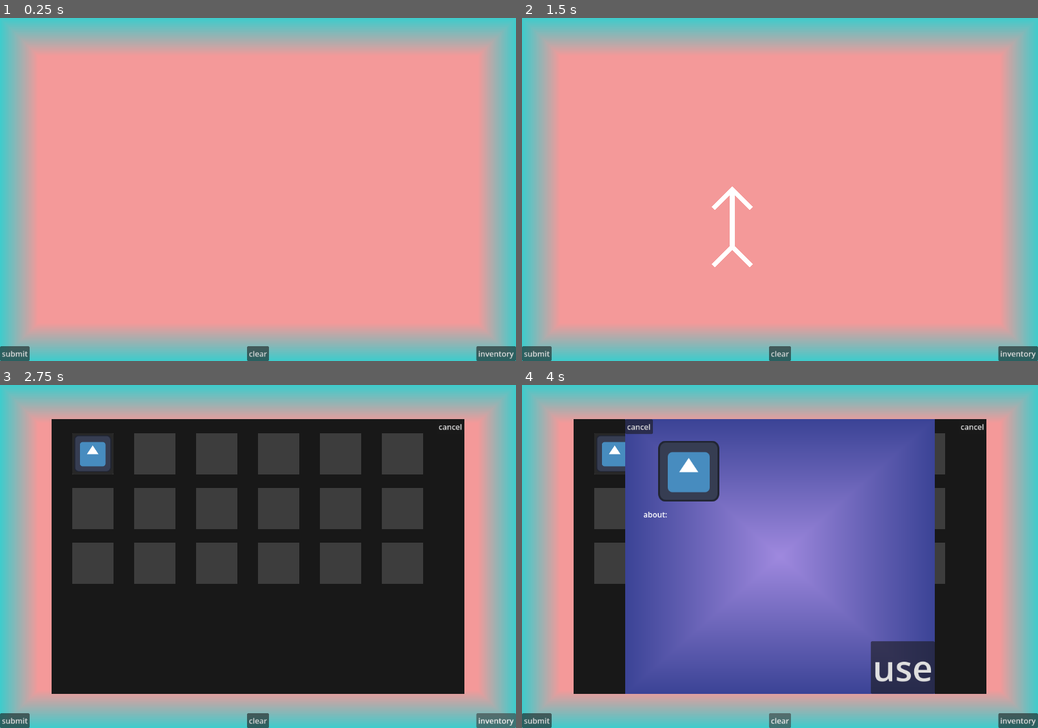
Above: before the commit, frames 1-4 (two rows, left to right).
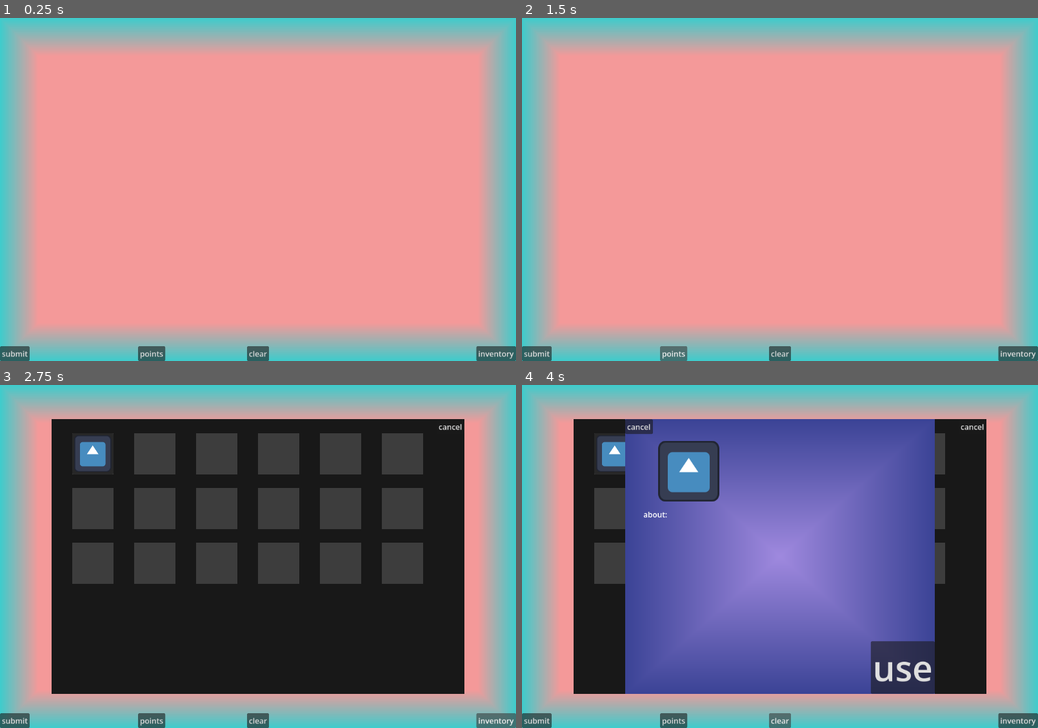
Above: after the commit, the same moments.

Repository: smkillerz777-star/Magia-Infinita
Game: Godot game, scene res://main_game.tscn
Two runs of this game, one before a commit and one after it. Both use one fixed random seed, a clock stepped at 60 frames per second and the inputs below. The engine's default icon, where the game draws it, is replaced by a stand-in: a white triangle on a blue panel in a dark square.
Inputs (mouse positions are in pixels of both pictures, inside the frame that each line leads up to):
- Up to frame 1 (0.25 s): no input
- Up to frame 2 (1.5 s): click "submit" at 0.5 s; click (671, 354) at 1.25 s, where only the run after the commit has a clickable "points"
- Up to frame 3 (2.75 s): click "inventory" at 2 s
- Up to frame 4 (4 s): click (614, 453) at 2.75 s; click "clear" at 3.5 s

The runs differ from the first frame. In frame 1, 0.2% of the frame differs, in the area x 26-32%, y 95-100%; in frame 2, 0.7%, in the area x 26-45%, y 49-100%; in frame 3, 0.2%; in frame 4, 0.2%.

Commit message:
added all the signs and sigils and deleted the index logic
now the the sings and sigils and their rotation variants are available . There are total 78 signs and sigils combine . deleted the index code since it is useless now i created it for checking whether a symbol was sign or sigil but later i found a better way.

Diff:
--- a/magia-infinita/Symbols.gd
+++ b/magia-infinita/Symbols.gd
@@ -461,19 +461,180 @@
 Point.new(0.0,-25.0,5),
 Point.new(0.0,-50.0,5)
 ]
+static var water : Array[Point] = [
+	Point.new(268.0,240.0,0),
+Point.new(274.487263633359,240.0,0),
+Point.new(280.974537803281,240.0,0),
+Point.new(286.461811973203,239.0,0),
+Point.new(291.706445528615,236.0,0),
+Point.new(296.779501511205,234.0,0),
+Point.new(300.0,230.733225868594,0),
+Point.new(303.0,226.074394033801,0),
+Point.new(305.0,221.001336501491,0),
+Point.new(305.664524000637,214.670951998726,0),
+Point.new(307.0,209.262891875159,0),
+Point.new(307.0,202.775630043399,0),
+Point.new(304.789695600037,197.789695600037,0),
+Point.new(301.0,193.45796184386,0),
+Point.new(296.857960261683,189.857960261683,0),
+Point.new(293.392095795666,185.392095795666,0),
+Point.new(289.481448696506,182.0,0),
+Point.new(285.167458652642,178.167458652642,0),
+Point.new(280.701589771743,174.701589771743,0),
+Point.new(277.0,170.9191501006,0),
+Point.new(274.47695813942,165.47695813942,0),
+Point.new(274.0,159.18725858773,0),
+Point.new(274.212137535023,152.787862464977,0),
+Point.new(275.97089630357,147.02910369643,0),
+Point.new(278.729654869285,142.270345130715,0),
+Point.new(281.781306604833,138.218693395167,0),
+Point.new(285.540072053655,134.459927946345,0),
+Point.new(288.600755764592,130.0,0),
+Point.new(293.304889263192,125.695110736808,0),
+Point.new(296.869371662778,121.065314168611,0),
+Point.new(302.512800870884,119.0,0),
+Point.new(309.0,119.0,0),
+Point.new(234.0,152.0,1),
+Point.new(231.280759169605,154.719240830395,1),
+Point.new(230.551469830736,158.0,1),
+Point.new(229.0,160.294119300381,1),
+Point.new(227.0,162.139700355068,1),
+Point.new(226.014718590244,165.0,1),
+Point.new(225.169137535557,168.0,1),
+Point.new(223.0,170.262229980961,1),
+Point.new(223.0,174.107824744717,1),
+Point.new(223.0,177.953405799404,1),
+Point.new(223.0,181.798986854092,1),
+Point.new(223.0,185.644567908779,1),
+Point.new(223.0,189.490148963467,1),
+Point.new(224.921516479984,192.0,1),
+Point.new(227.76711124374,193.0,1),
+Point.new(230.612692298428,194.0,1),
+Point.new(234.044059814945,195.0,1),
+Point.new(237.889654578701,195.0,1),
+Point.new(239.519890111037,192.480109888963,1),
+Point.new(242.0,190.247593877777,1),
+Point.new(243.129955301254,186.870044698746,1),
+Point.new(244.0,183.384836493,1),
+Point.new(244.0,179.539254723057,1),
+Point.new(244.0,175.693673668369,1),
+Point.new(243.0,172.848092613682,1),
+Point.new(241.58756235385,169.58756235385,1),
+Point.new(240.989634486834,165.989634486834,1),
+Point.new(239.0,163.553974090084,1),
+Point.new(238.0,160.708383141025,1),
+Point.new(236.488772836648,157.488772836648,1),
+Point.new(234.0,155.845637319549,1),
+Point.new(233.0,153.0,1),
+Point.new(337.0,192.0,2),
+Point.new(335.049289918993,189.049289918993,2),
+Point.new(332.972607894085,185.972607894085,2),
+Point.new(331.0,183.030961067446,2),
+Point.new(328.778288797297,180.778288797297,2),
+Point.new(327.0,178.341947347887,2),
+Point.new(326.0,174.997442395456,2),
+Point.new(325.238715917833,172.0,2),
+Point.new(323.218082318197,169.218082318197,2),
+Point.new(322.0,165.963902653225,2),
+Point.new(322.0,162.205177099474,2),
+Point.new(322.0,158.44644907213,2),
+Point.new(324.0,156.687721044787,2),
+Point.new(326.050209519737,154.949790480263,2),
+Point.new(328.00129982733,152.0,2),
+Point.new(330.345819323294,150.0,2),
+Point.new(333.690332262747,149.0,2),
+Point.new(337.44905874037,149.0,2),
+Point.new(341.207786767713,149.0,2),
+Point.new(342.683429177398,151.683429177398,2),
+Point.new(344.0,154.896814464561,2),
+Point.new(344.0,158.655540673963,2),
+Point.new(344.0,162.414268701307,2),
+Point.new(345.0,165.758783190481,2),
+Point.new(345.0,169.517509668104,2),
+Point.new(344.723762304552,173.0,2),
+Point.new(343.0,175.034965722792,2),
+Point.new(341.620519788035,178.0,2),
+Point.new(339.902273110914,180.097726889086,2),
+Point.new(338.0,182.482710926763,2),
+Point.new(336.0,184.241432397596,2),
+Point.new(336.0,188.0,2),
+Point.new(248.0,175.0,3),
+Point.new(322.0,175.0,3)
+]
+static var wind : Array[Point] = [
+	Point.new(229.0,108.0,0),
+Point.new(229.481273166475,120.481273166475,0),
+Point.new(240.947033199572,122.0,0),
+Point.new(250.150929281059,117.849070718941,0),
+Point.new(254.0,106.992281463838,0),
+Point.new(252.0,94.9619375736483,0),
+Point.new(244.583022020617,85.5830220206166,0),
+Point.new(233.558109667993,83.0,0),
+Point.new(221.877482441164,84.0,0),
+Point.new(215.0,92.7320681541197,0),
+Point.new(212.0,103.762412401938,0),
+Point.new(211.354654668006,116.290690663989,0),
+Point.new(215.041831613913,126.041831613913,0),
+Point.new(222.254495713019,135.0,0),
+Point.new(228.90387355458,143.90387355458,0),
+Point.new(236.0,152.65175198307,0),
+Point.new(243.381769720791,160.763539441582,0),
+Point.new(248.997900762052,170.998950381026,0),
+Point.new(252.01978995368,182.01978995368,0),
+Point.new(253.0,194.294397684836,0),
+Point.new(251.0,205.560812565588,0),
+Point.new(245.989636277395,216.010363722605,0),
+Point.new(238.176780743978,223.911609628011,0),
+Point.new(226.167313885785,226.0,0),
+Point.new(215.729330208994,222.0,0),
+Point.new(207.913116649565,215.913116649565,0),
+Point.new(201.649021036235,205.649021036235,0),
+Point.new(201.0,194.065653172231,0),
+Point.new(209.556165925924,188.443834074076,0),
+Point.new(219.638735684656,191.0,0),
+Point.new(220.0,201.319355937742,0),
+Point.new(217.0,205.0,0),
+Point.new(140.0,155.0,1),
+Point.new(320.0,155.0,1),
+Point.new(280.0,155.0,2),
+Point.new(310.0,125.0,2),
+Point.new(280.0,155.0,3),
+Point.new(310.0,185.0,3),
+Point.new(180.0,155.0,4),
+Point.new(150.0,125.0,4),
+Point.new(180.0,155.0,5),
+Point.new(150.0,185.0,5),
+]
 static var signs = ["direction_sign","column_sign","levitation_sign","pull","crush","region","gather"]
-static var sigil = ["fire","earth","light"]
+static var sigil = ["fire","earth","light","water","wind"]
 static func get_templates():
 	var signss = [direction_sign,column_sign,levitation_sign,pull,crush,region,gather]
-	var sigils = [fire,earth,light]
+	var sigils = [fire,earth,light,water,wind]
 	var templates = []
 	for symbol in signss:
 		var i = 0
 		while(i<360):
 			templates.append(rotate(symbol,i))
 			i+=45
+	var max_angle = 0
+	var increase = 0
 	for symbol in sigils:
-		templates.append(symbol)
+		if(symbol==fire):
+			max_angle=120
+			increase = 30
+		elif(symbol==earth):
+			max_angle =360
+			increase = 45
+		elif(symbol==light):
+			max_angle = 90
+			increase = 45
+		elif(symbol==water or symbol==wind):
+			max_angle = 180
+			increase = 45
+		var i = 0
+		while(i<max_angle):
+			templates.append(rotate(symbol,i))
+			i+=increase
 	templates.append(get_circle())
 	return templates
 static func rotate(points : Array[Point],deg : float =0.0):
--- a/magia-infinita/main_game.gd
+++ b/magia-infinita/main_game.gd
@@ -317,27 +317,23 @@
 	var array_points = organize($lines.get_children().filter(func(line): return not line.is_queued_for_deletion()))
 	var coordinates : Array[Vector2] = []
 	var radius = 0
-	var indices = []
 	for pointss in array_points:
 		var result = Recognizer.p_recognizer(pointss,templates)
 		if(result["prob"]>=0.30):
 			magic_circle.append(result["name"])
 			coordinates.append(mid_point(pointss))
-			indices.append(result["index"])
 			if(result["name"]=="circle"):
 				radius = line_size(result["template"])
 			draw_template(result["template"])
-	if(is_magic_circle(magic_circle,coordinates,radius,indices)):
+	if(is_magic_circle(magic_circle,coordinates,radius)):
 		print("this is a valid magic circle")
 	else:
 		print("this is not a valid magic circle")
-	draw_template(templates[48])
-
-func is_magic_circle(magic_circle : Array[String],coordinates : Array[Vector2],radius,indices):
+
+func is_magic_circle(magic_circle : Array[String],coordinates : Array[Vector2],radius):
 	if(not magic_circle.has("circle")):
 		return false
 	var center: Vector2 = coordinates.pop_at(magic_circle.find("circle"))
-	indices.remove_at(magic_circle.find("circle"))
 	magic_circle.erase("circle")
 	var signs : Array[String]= []
 	var sigil : Array[String]= []
@@ -393,3 +389,14 @@
 	for line in $lines.get_children():
 		line.queue_free()
 	i = 0
+
+
+func _on_points_pressed() -> void:
+		var array_points = organize($lines.get_children().filter(func(line): return not line.is_queued_for_deletion()))
+		var stroke = 0
+		for points in array_points:
+			points = Recognizer.resample(points,32)
+			draw_template(points)
+			for point in points:
+				print("Point.new(" + str(point.x) + "," + str(point.y) + "," + str(stroke) + "),")
+			stroke+=1
--- a/magia-infinita/main_game.tscn
+++ b/magia-infinita/main_game.tscn
@@ -80,6 +80,18 @@
 grow_vertical = 0
 text = "clear"
 
+[node name="points" type="Button" parent="." unique_id=106992129]
+layout_mode = 1
+anchors_preset = -1
+anchor_left = 0.294
+anchor_top = 1.0
+anchor_right = 0.294
+anchor_bottom = 1.0
+grow_horizontal = 2
+grow_vertical = 0
+text = "points"
+
 [connection signal="pressed" from="inventory" to="." method="_on_inventory_pressed"]
 [connection signal="pressed" from="submit" to="." method="_on_submit_pressed"]
 [connection signal="pressed" from="clear" to="." method="_on_clear_pressed"]
+[connection signal="pressed" from="points" to="." method="_on_points_pressed"]
--- a/magia-infinita/recognizer.gd
+++ b/magia-infinita/recognizer.gd
@@ -128,37 +128,41 @@
 	if(result.is_empty()):
 		return {"prob" : 0}
 	var about = name_template(result)
-	return {"name": about["name"],"template": result,"prob" : max(0.0,1.0-score/(0.2*n)),"index": about["index"]}
+	return  {"name": about,"template": result,"prob" : max(0.0,1.0-score/(0.2*n))}
 
 static func name_template(temp):
 	var con = contains(Symbols.get_templates(),temp)
 	if(con!=-1):
 		if(con<8):
-			return {"name":"direction_sign" + str(con), "index" : con}
+			return "direction_sign" + str(con)
 		elif(con<16):
-			return {"name":"column_sign" + str(con-8), "index" : con}
+			return "column_sign" + str(con-8)
 		elif(con<24):
-			return {"name":"levitation_sign" + str(con-16), "index" : con}
+			return "levitation_sign" + str(con-16)
 		elif(con<32):
-			return {"name":"pull" + str(con-24), "index" : con}
+			return "pull" + str(con-24)
 		elif(con<40):
-			return {"name":"crush" + str(con-32), "index" : con}
+			return "crush" + str(con-32)
 		elif(con<48):
-			return {"name":"region" + str(con-40), "index" : con}
+			return "region" + str(con-40)
 		elif(con<56):
-			return {"name":"gather" + str(con-48), "index" : con}
-		elif(con==56):
-			return {"name":"fire","index" : con}
-		elif(con==57):
-			return {"name":"earth","index" : con}
-		elif(con==58):
-			return {"name":"light","index" : con}
+			return "gather" + str(con-48)
+		elif(con<60):
+			return "fire" + str(con-56)
+		elif(con<68):
+			return "earth" + str(con-60)
+		elif(con<70):
+			return "light" + str(con-68)
+		elif(con<74):
+			return "water" + str(con-70)
+		elif(con<78):
+			return "wind" + str(con-74)
 		elif(con==Symbols.get_templates().size()-1):
-			return {"name":"circle","index" : con}
+			return "circle"
 		else:
-			return {"name":"currently not listed","index" : con}
+			return "currently not listed"
 	else:
-		return {"name":"not found","index": -1}
+		return "not found"
 
 static func contains(templates,temp):
 	for i in range(templates.size()):
